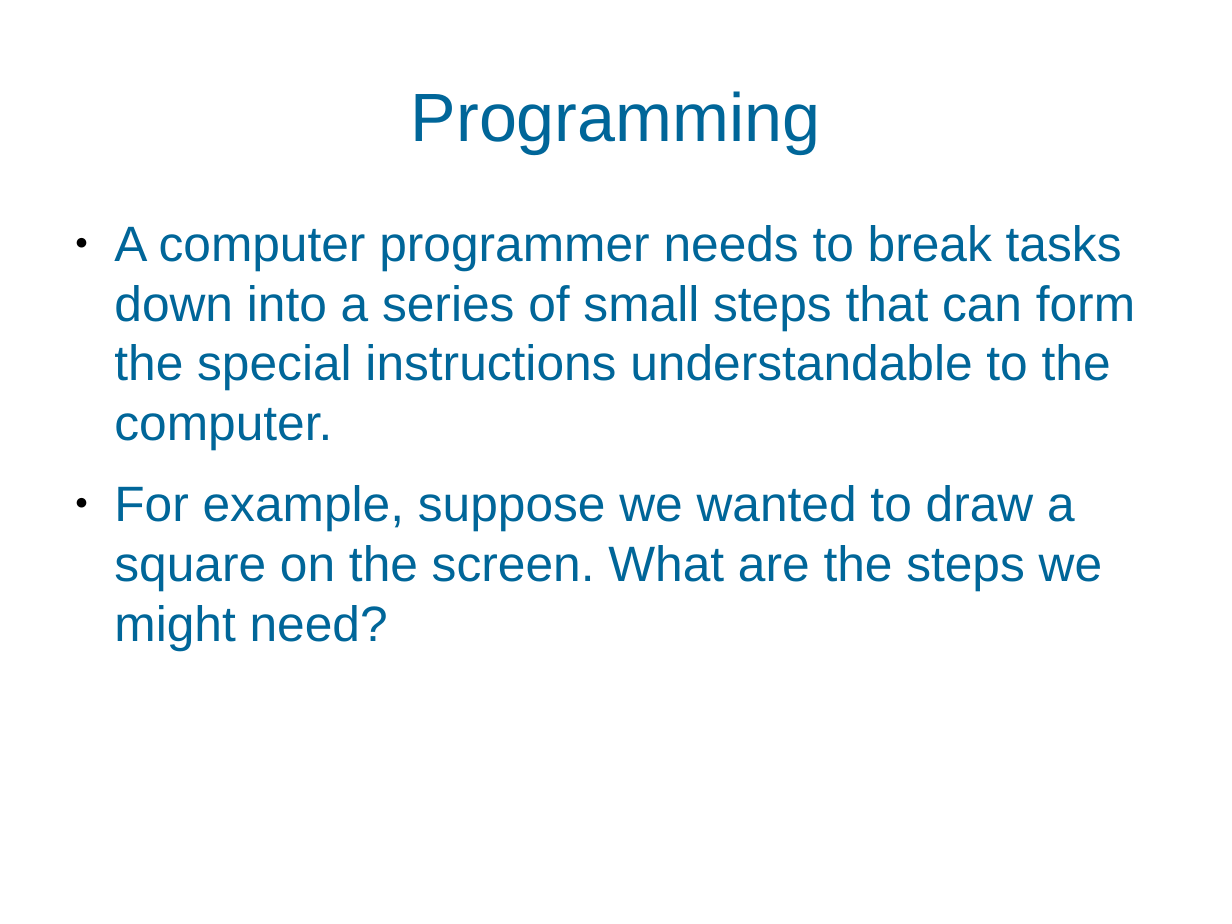
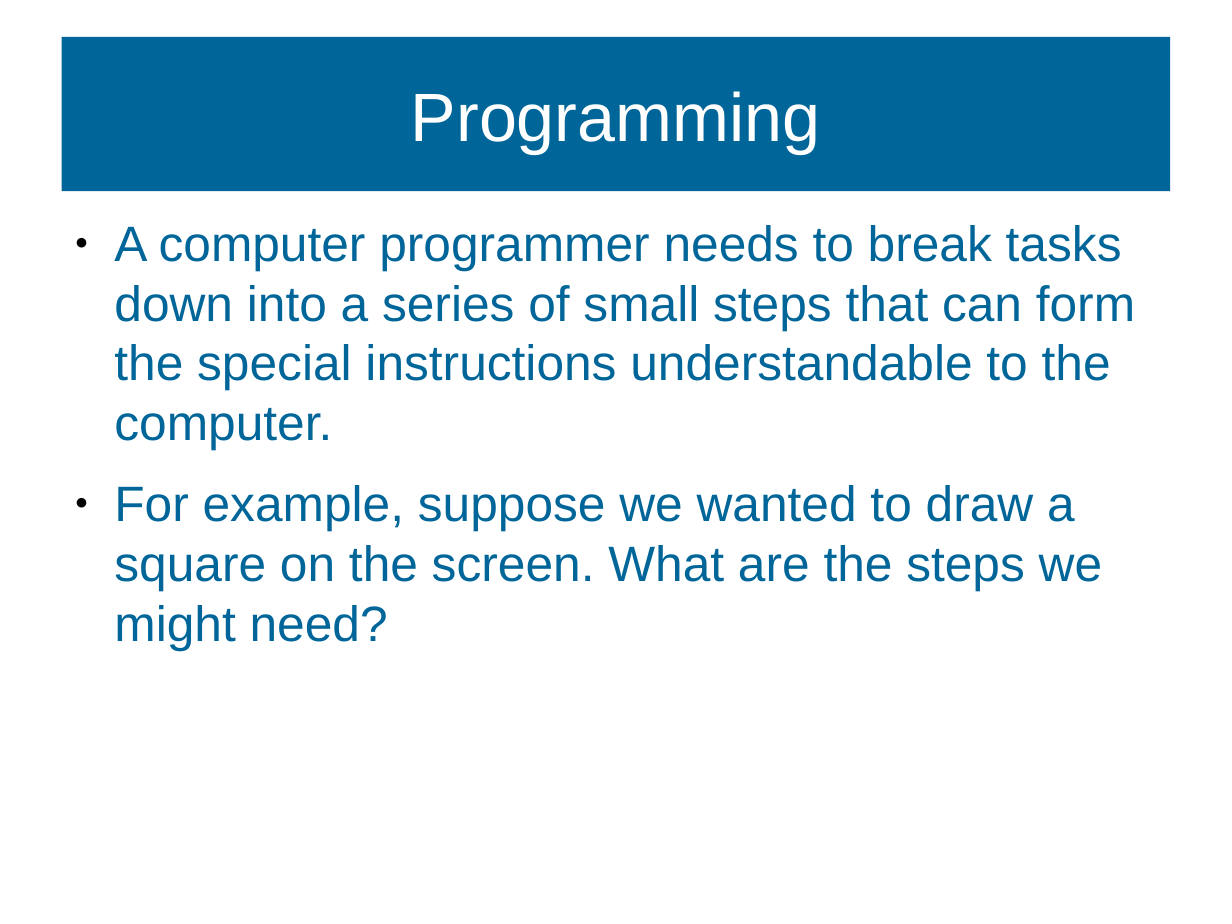
Before and after one commit to MarkGadsby/TeachingNotes, a slide deck: slide 6 of GeneralTextFiles/Markdown_BSC_Notes/Slides_HoneyCombe.odp. Drawn at 1232x924 pixels with LibreOffice and Linux fonts; fonts in the diff are those of the drawing; background and template pictures are left out. Boxes give left, top, right and bottom in pixels: in the first picture for what was removed or moved away, otherwise in the second. Text is boxed around its words. In the diff, an @@ line names an element or a change of style, - is before the commit and + after.

```diff
--- a/GeneralTextFiles/Markdown_BSC_Notes/Slides_HoneyCombe.odp
+++ b/GeneralTextFiles/Markdown_BSC_Notes/Slides_HoneyCombe.odp
@@ title "Programming": place and size @@
-title "Programming" at [411,91,821,153]
+title "Programming" at [61,37,1171,191]
@@ title "Programming" at [61,37,1171,191]: text colour #006699 to #FFFFFF; fill none to #006699 @@
```
Also in this commit, not shown: 9 other slides changed, 4 slides added, 1 slide removed, 3 other files.
